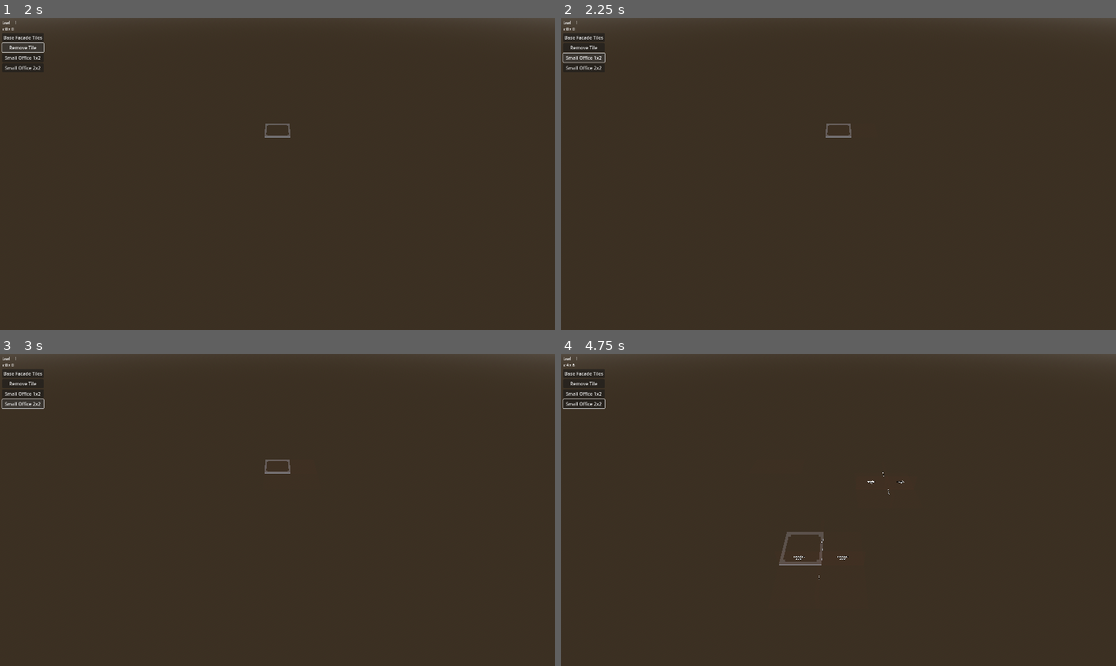
Above: before the commit, frames 1-4 (two rows, left to right).
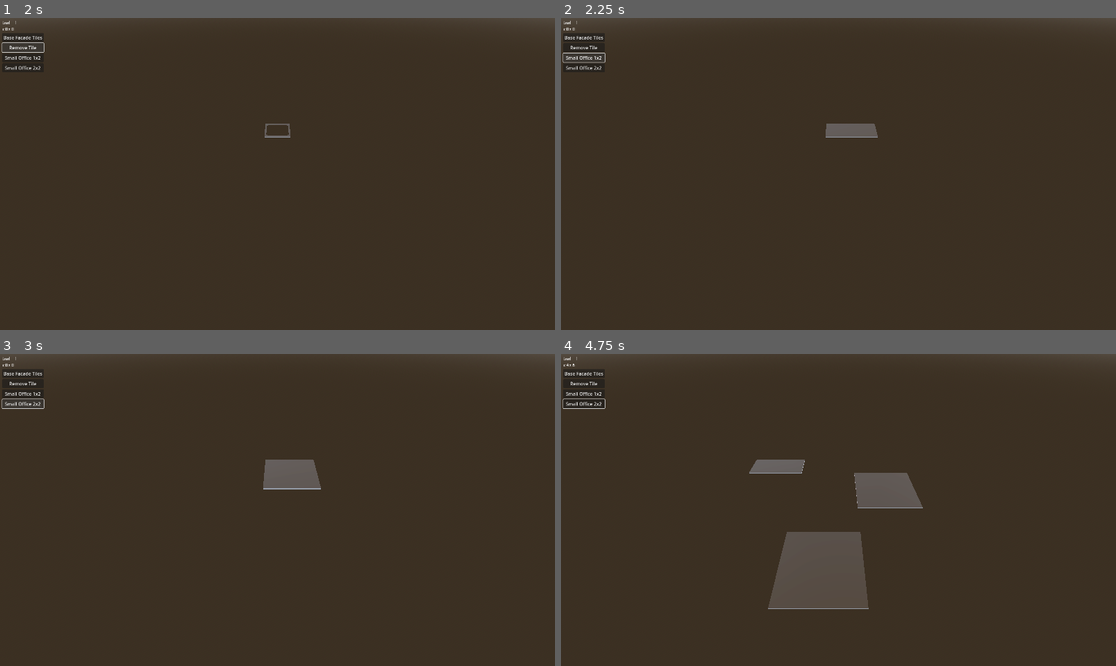
Above: after the commit, the same moments.

Repository: newnoiseworks/TowerStory
Game: Godot game, scene res://Scenes/building/building.tscn
Same seed, same stepped clock (60 frames per second), same inputs: the game is played once before the commit and once after it.
Inputs (mouse positions are in pixels of both pictures, inside the frame that each line leads up to):
- Up to frame 1 (2 s): click "Base Facade Tiles" at 0.5 s; click "Remove Tile" at 1.25 s
- Up to frame 2 (2.25 s): click "Small Office 1x2" at 2 s
- Up to frame 3 (3 s): click "Small Office 2x2" at 2.75 s
- Up to frame 4 (4.75 s): tap Enter at 3.5 s; move the mouse to (960, 494) at 3.52 s; hold D (move_right) 3.53-4.25 s; hold F (facade_swap) 3.53-4.25 s; click (960, 494) at 3.67 s; drag from (727, 525) to (810, 572) at 4.27 s

Frame 1 is identical in both runs. In frame 2, 0.3% of the frame differs, in the area x 47-58%, y 33-39%; in frame 3, 0.9%; in frame 4, 5.3%, in the area x 33-66%, y 33-82%.
Error after the commit: Parse Error: Too many arguments for "adjust_room_walls_on_piece_at()" call. Expected at most 4 but received 5. (res://scenes/room/room.gd:38)

Commit message:
sets walls where needed according to rotation on input and rounded to nearest tile int

Diff:
--- a/Scenes/floor/room_manager.gd
+++ b/Scenes/floor/room_manager.gd
@@ -54,7 +54,7 @@
 
 		if _hover_item.global_transform.origin != origin + TowerGlobals.get_mouse_target_pos():
 			_hover_item.global_transform.origin = origin + TowerGlobals.get_mouse_target_pos()
-			_hover_item.place_walls_where_needed(floor_obj.floor_data_details)
+			_hover_item.place_walls_where_needed(floor_obj.floor_data_details, _hover_item_rotation)
 
 
 func _on_tool_change_pressed(user_tool):
@@ -104,3 +104,4 @@
 		_hover_item_rotation = TowerGlobals.ROTATION.TWOSEVENTY
 
 	_hover_item.set_rotation_degrees(Vector3(0, _hover_item_rotation * 90, 0))
+	_hover_item.place_walls_where_needed(floor_data_details, _hover_item_rotation)
--- a/Scenes/room/room.gd
+++ b/Scenes/room/room.gd
@@ -19,11 +19,23 @@
 		tile.set_opaque()
 
 
-func place_walls_where_needed(enclosing_floor_data_details: FloorDataDetails):
+func place_walls_where_needed(enclosing_floor_data_details: FloorDataDetails, room_rotation: TowerGlobals.ROTATION = TowerGlobals.ROTATION.ZERO):
 	for x in floor_data:
 		for z in floor_data[x]:
 			_room_data_details.adjust_room_walls_on_piece_at(
-				x, z, enclosing_floor_data_details, global_transform.origin
+				x,
+				z,
+				enclosing_floor_data_details,
+				Vector3(
+					TowerGlobals.closest_multiple_of(
+						int(global_transform.origin.x),
+					),
+					global_transform.origin.y,
+					TowerGlobals.closest_multiple_of(
+						int(global_transform.origin.z),
+					),
+				),
+				room_rotation
 			)
 
 
